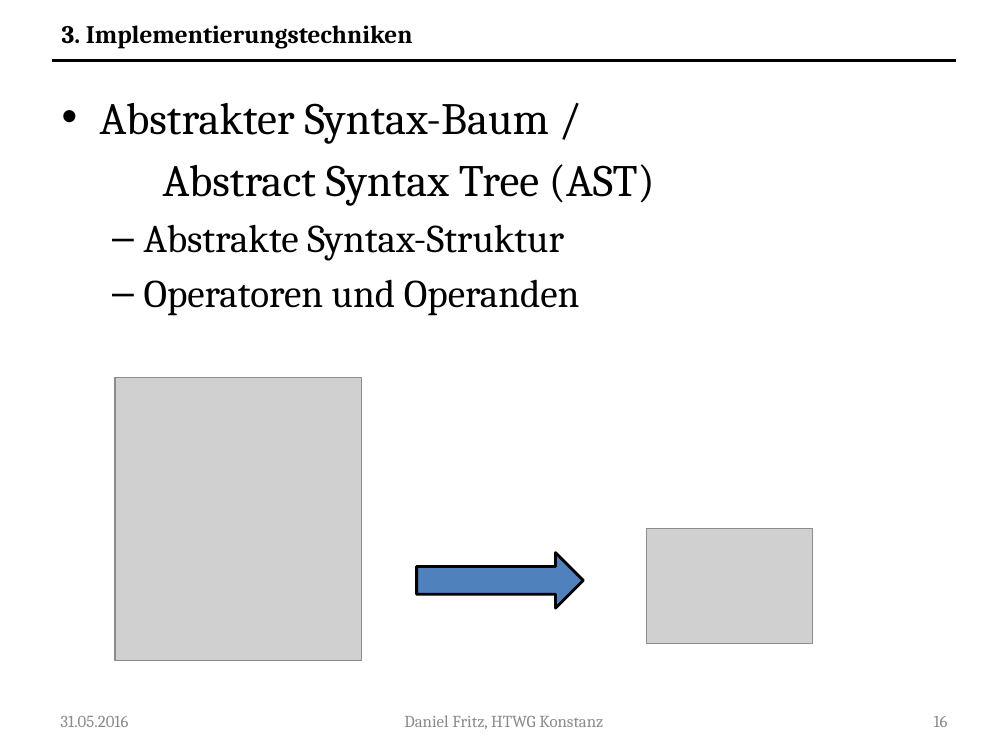
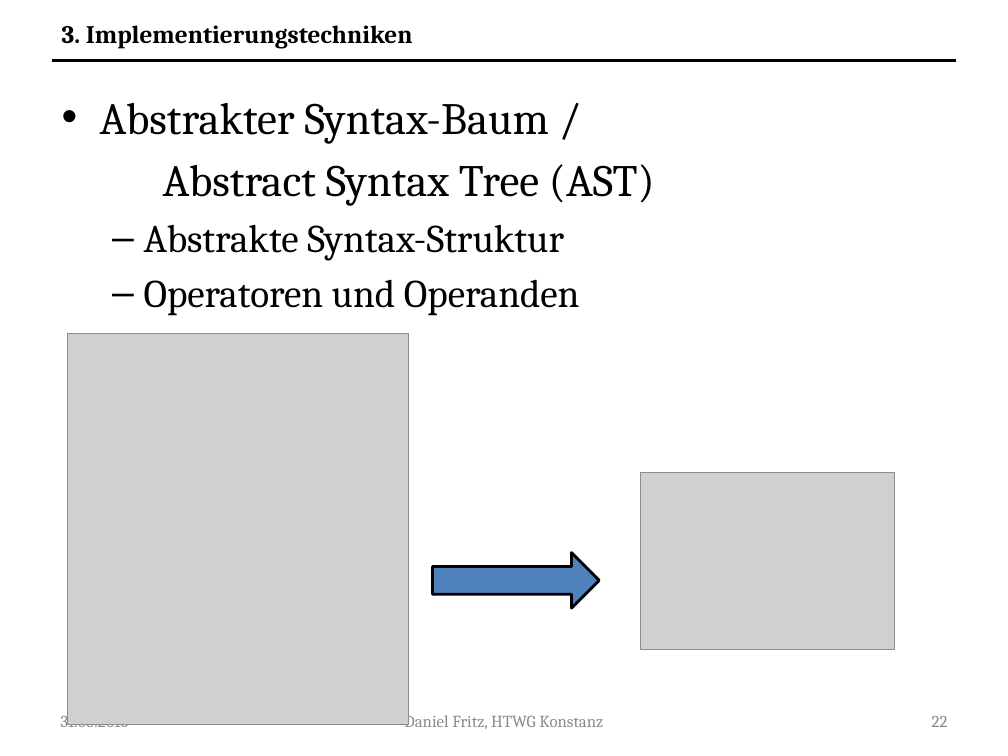
Before and after one commit to Guldenbart/MA, a slide deck: slide 22 of ppt/MA_neu.pptx (slide 16 before the commit). Drawn at 1008x756 pixels with LibreOffice and Linux fonts; fonts in the diff are those of the drawing; grey boxes stand for pictures. Boxes give left, top, right and bottom in pixels: in the first picture for what was removed or moved away, otherwise in the second. Text is boxed around its words. In the diff, an @@ line names an element or a change of style, - is before the commit and + after.

```diff
--- a/ppt/MA_neu.pptx
+++ b/ppt/MA_neu.pptx
@@ picture: place and size @@
-picture at (115,378,362,661)
+picture at (68,333,409,724)
@@ picture: place and size @@
-picture at (647,529,812,644)
+picture at (640,473,894,649)
@@ right arrow: place and size @@
-right arrow at (416,552,583,608)
+right arrow at (432,552,599,608)
@@ page number at (932,716,948,727): text changed @@
-16
+22
```
Also in this commit, not shown: 25 other slides changed, 16 slides added, 1 other file.
